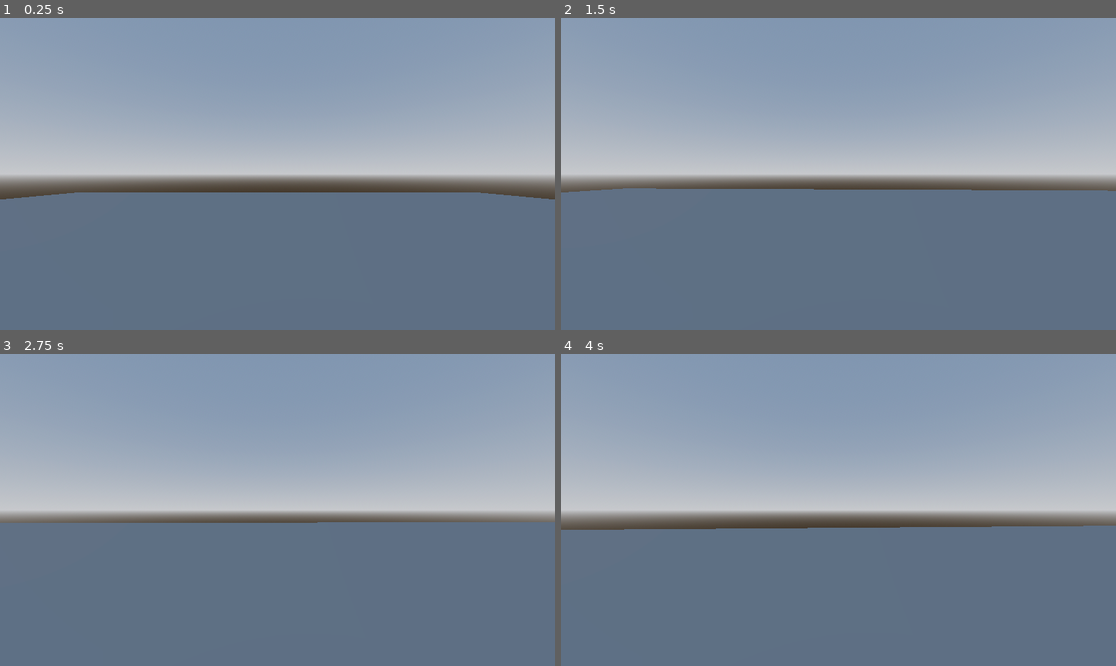
Above: before the commit, frames 1-4 (two rows, left to right).
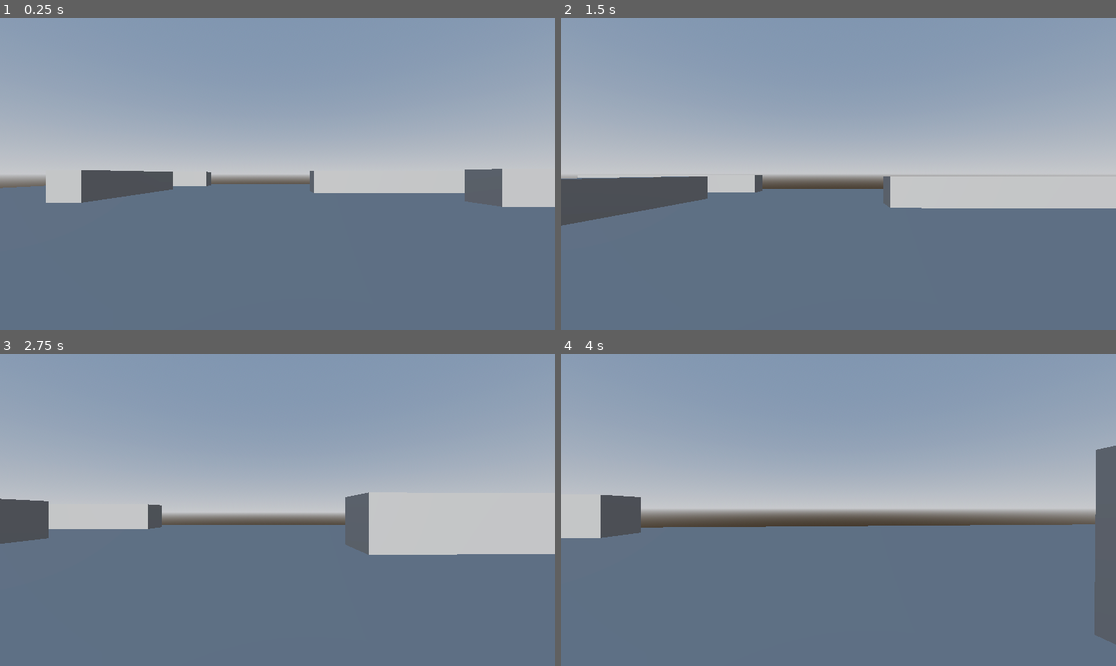
Above: after the commit, the same moments.

Repository: tiagoskaterock/robo-rampage-3d
Game: Godot game, scene res://Levels/Sandbox.tscn
Same seed, same stepped clock (60 frames per second), same inputs: the game is played once before the commit and once after it.
Inputs (mouse positions are in pixels of both pictures, inside the frame that each line leads up to):
- Up to frame 1 (0.25 s): no input
- Up to frame 2 (1.5 s): move the mouse to (866, 174) at 0.52 s; hold W (up) from 0.53 s (still down); tap Keypad 2 (jump) at 0.77 s; move the mouse to (810, 174) at 1.27 s
- Up to frame 3 (2.75 s): keep holding W (up); tap Keypad 2 (jump) at 1.52 s; move the mouse to (288, 503) at 2.02 s
- Up to frame 4 (4 s): keep holding W (up); move the mouse to (832, 516) at 2.77 s; tap Keypad 2 (jump) at 3.02, 3.77 s; move the mouse to (877, 513) at 3.52 s

The runs differ from the first frame. In frame 1, 5.9% of the frame differs, in the area x 0-100%, y 48-61%; in frame 2, 7.6%; in frame 3, 8.4%, in the area x 0-100%, y 44-65%; in frame 4, 4.4%.

Commit message:
70. Improved Aiming and Smoothing

Diff:
--- a/Levels/Sandbox.tscn
+++ b/Levels/Sandbox.tscn
@@ -20,11 +20,58 @@
 [node name="WorldEnvironment" type="WorldEnvironment" parent="."]
 environment = SubResource("Environment_71j1q")
 
-[node name="CSGBox3D" type="CSGBox3D" parent="."]
-transform = Transform3D(1, 0, 0, 0, 1, 0, 0, 0, 1, 0, -0.5, 0)
-use_collision = true
-size = Vector3(64, 1, 64)
-
 [node name="DirectionalLight3D" type="DirectionalLight3D" parent="."]
 
 [node name="Player" parent="." instance=ExtResource("1_t3iey")]
+
+[node name="Blocks" type="Node3D" parent="."]
+transform = Transform3D(1, 0, 0, 0, 1, 0, 0, 0, 1, -13.964, 5.24587, 0)
+
+[node name="CSGBox3D2" type="CSGBox3D" parent="Blocks"]
+transform = Transform3D(1, 0, 0, 0, 1, 0, 0, 0, 1, 35.052, -3.04336, -11.0315)
+size = Vector3(20, 2, 2)
+
+[node name="CSGBox3D3" type="CSGBox3D" parent="Blocks"]
+transform = Transform3D(1, 0, 0, 0, 1, 0, 0, 0, 1, 33.9652, -2.91988, 20.8401)
+size = Vector3(2, 2, 20)
+
+[node name="CSGBox3D11" type="CSGBox3D" parent="Blocks"]
+transform = Transform3D(1, 0, 0, 0, 1, 0, 0, 0, 1, 41.3149, -2.91988, 3.97899)
+size = Vector3(2, 2, 20)
+
+[node name="CSGBox3D8" type="CSGBox3D" parent="Blocks"]
+transform = Transform3D(1, 0, 0, 0, 1, 0, 0, 0, 1, 22.3274, -2.91988, 6.80216)
+size = Vector3(2, 2, 20)
+
+[node name="CSGBox3D5" type="CSGBox3D" parent="Blocks"]
+transform = Transform3D(1, 0, 0, 0, 1, 0, 0, 0, 1, 10.3607, -2.89664, 16.5666)
+size = Vector3(2, 2, 27.4237)
+
+[node name="CSGBox3D4" type="CSGBox3D" parent="Blocks"]
+transform = Transform3D(1, 0, 0, 0, 1, 0, 0, 0, 1, -11.4678, -2.92529, 13.0336)
+size = Vector3(20, 2, 2)
+
+[node name="CSGBox3D9" type="CSGBox3D" parent="Blocks"]
+transform = Transform3D(1, 0, 0, 0, 1, 0, 0, 0, 1, -7.49842, -2.92529, 23.3557)
+size = Vector3(20, 2, 2)
+
+[node name="CSGBox3D6" type="CSGBox3D" parent="Blocks"]
+transform = Transform3D(1, 0, 0, 0, 1, 0, 0, 0, 1, -5.49129, -3.01407, -27.9217)
+size = Vector3(20, 2, 2)
+
+[node name="CSGBox3D10" type="CSGBox3D" parent="Blocks"]
+transform = Transform3D(1, 0, 0, 0, 1, 0, 0, 0, 1, 27.0235, -3.01407, -18.1005)
+size = Vector3(20, 2, 2)
+
+[node name="CSGBox3D7" type="CSGBox3D" parent="Blocks"]
+transform = Transform3D(1, 0, 0, 0, 1, 0, 0, 0, 1, -8.35513, -3.06581, -6.45882)
+size = Vector3(2, 2, 10)
+
+[node name="CSGBox3D12" type="CSGBox3D" parent="Blocks"]
+transform = Transform3D(1, 0, 0, 0, 1, 0, 0, 0, 1, 1.93756, -3.06581, -16.4342)
+size = Vector3(2, 2, 10)
+
+[node name="Floor" type="CSGBox3D" parent="."]
+transform = Transform3D(1, 0, 0, 0, 1, 0, 0, 0, 1, -0.000355721, 0.832057, 0)
+use_collision = true
+size = Vector3(64, 1, 64)
--- /dev/null
+++ b/Player/SmoothCamera.gd
@@ -0,0 +1,11 @@
+extends Camera3D
+
+@export var speed := 44.0
+
+func _physics_process(delta: float) -> void:
+	var weight = clamp(delta * speed, 0.0, 1.0)
+	global_transform = global_transform.interpolate_with(
+		get_parent().global_transform, weight
+	)
+
+	global_position = get_parent().global_position
--- a/Player/player.gd
+++ b/Player/player.gd
@@ -8,6 +8,7 @@
 var gravity = ProjectSettings.get_setting("physics/3d/default_gravity")
 var mouse_motion := Vector2.ZERO
 
+@onready var camera_pivot: Node3D = $CameraPivot
 
 func _ready():
 	Input.mouse_mode = Input.MOUSE_MODE_CAPTURED
@@ -46,4 +47,8 @@
 
 func handle_camera_rotation() -> void :
 	rotate_y(mouse_motion.x)
+	camera_pivot.rotate_x(mouse_motion.y)
+	camera_pivot.rotation_degrees.x = clamp(
+		camera_pivot.rotation_degrees.x, -90.0, 90.0
+	)
 	mouse_motion = Vector2.ZERO
--- a/Player/player.tscn
+++ b/Player/player.tscn
@@ -1,6 +1,7 @@
-[gd_scene load_steps=4 format=3 uid="uid://db75qmu2iocgr"]
+[gd_scene load_steps=5 format=3 uid="uid://db75qmu2iocgr"]
 
 [ext_resource type="Script" path="res://Player/player.gd" id="1_xoseh"]
+[ext_resource type="Script" path="res://Player/SmoothCamera.gd" id="2_k6pk0"]
 
 [sub_resource type="CapsuleMesh" id="CapsuleMesh_grsft"]
 
@@ -16,5 +17,10 @@
 [node name="CollisionShape3D" type="CollisionShape3D" parent="."]
 shape = SubResource("CapsuleShape3D_xio6d")
 
-[node name="Camera3D" type="Camera3D" parent="."]
+[node name="CameraPivot" type="Node3D" parent="."]
 transform = Transform3D(1, 0, 0, 0, 1, 0, 0, 0, 1, 0, 0.3, 0)
+
+[node name="SmoothCamera" type="Camera3D" parent="CameraPivot"]
+top_level = true
+script = ExtResource("2_k6pk0")
+speed = 5.0
